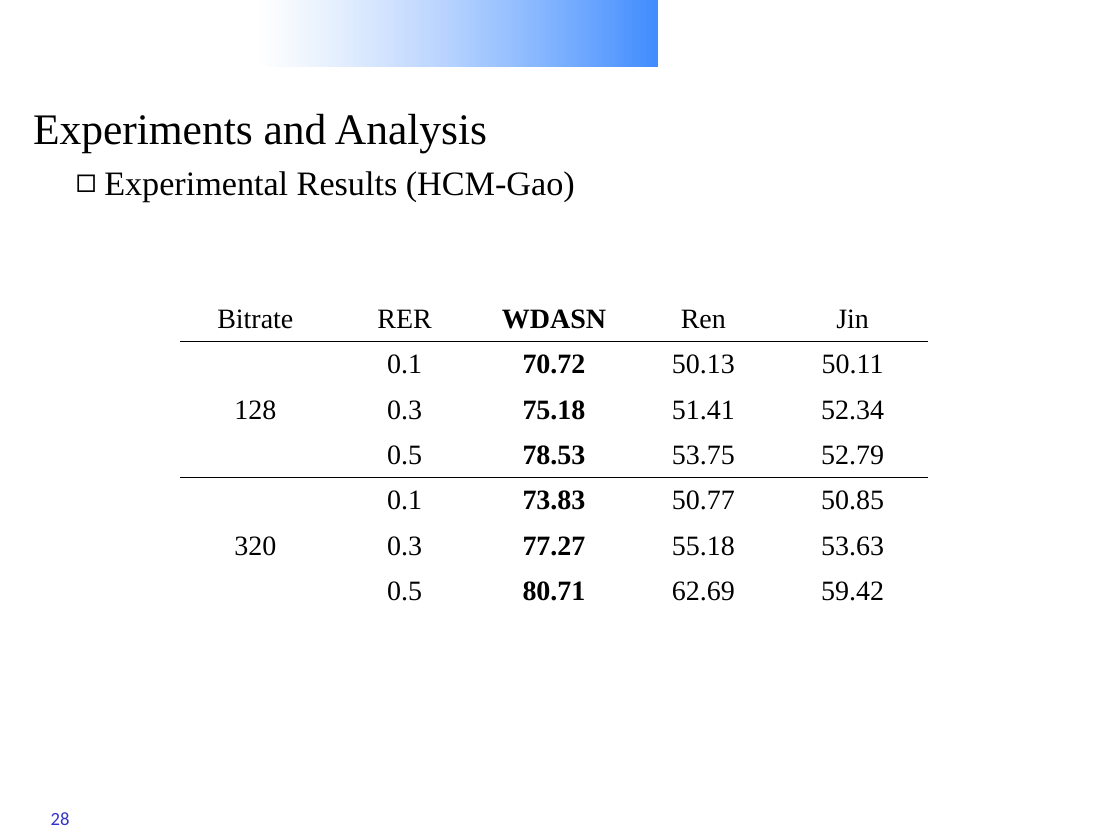
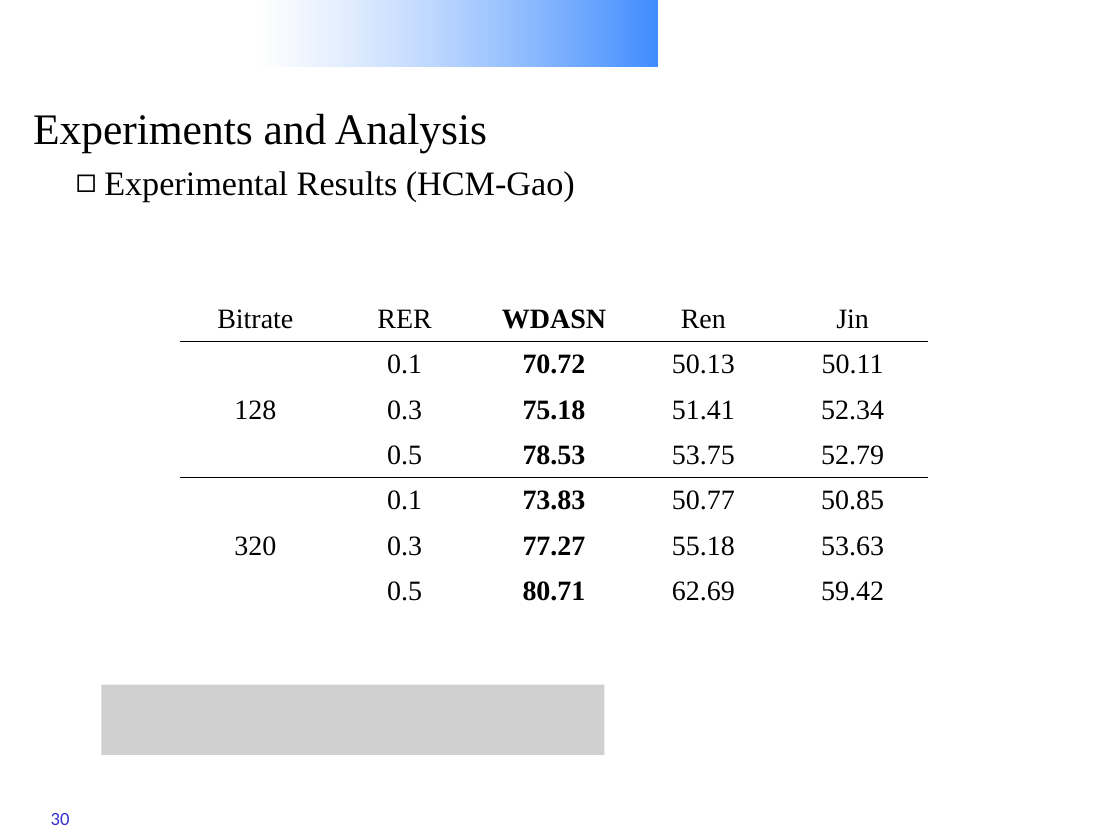
Before and after one commit to Charleswyt/tf_audio_steganalysis, a slide deck: slide 30 of CNN-based Steganalysis of MP3 Steganography in the Entropy Code Domain.pptx (slide 28 before the commit). Drawn at 1120x840 pixels with LibreOffice and Linux fonts; fonts in the diff are those of the drawing; grey boxes stand for pictures; background and template pictures are left out. Boxes give left, top, right and bottom in pixels: in the first picture for what was removed or moved away, otherwise in the second. Text is boxed around its words. In the diff, an @@ line names an element or a change of style, - is before the commit and + after.

```diff
--- a/CNN-based Steganalysis of MP3 Steganography in the Entropy Code Domain.pptx
+++ b/CNN-based Steganalysis of MP3 Steganography in the Entropy Code Domain.pptx
@@ picture added at [102,684,605,755] @@
@@ page number at [51,813,70,825]: text changed @@
-28
+30
```
Also in this commit, not shown: 5 other slides changed, 2 slides added.
